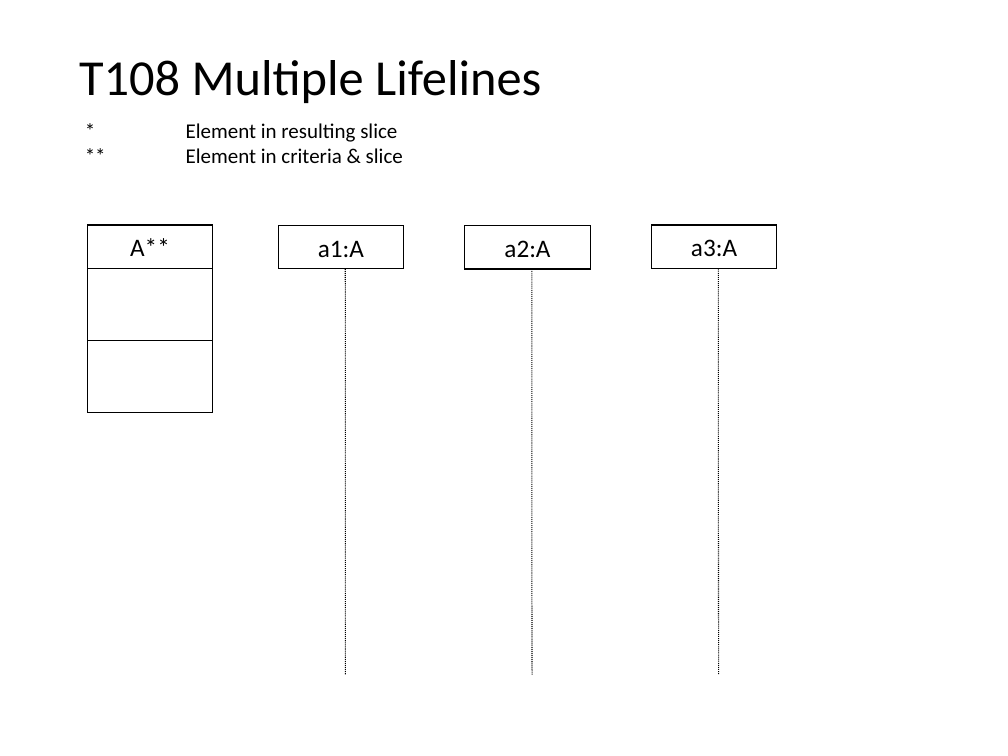
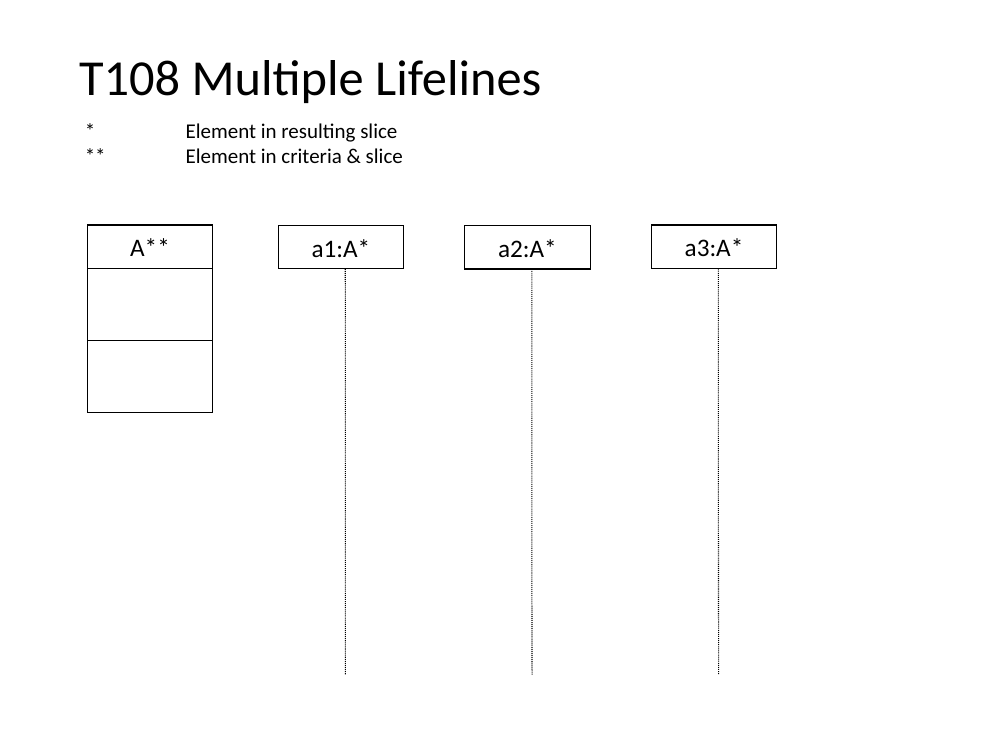
Before and after one commit to nlsfung/MMINT_Examples, a slide deck: slide 10 of SDSliceTestSuite/TestSuite.ppt. Drawn at 1008x756 pixels with LibreOffice and Linux fonts; fonts in the diff are those of the drawing. Boxes give left, top, right and bottom in pixels: in the first picture for what was removed or moved away, otherwise in the second. Text is boxed around its words. In the diff, an @@ line names an element or a change of style, - is before the commit and + after.

```diff
--- a/SDSliceTestSuite/TestSuite.ppt
+++ b/SDSliceTestSuite/TestSuite.ppt
@@ text in rectangle at [312, 239, 371, 257]: text changed @@
-a1:A
+a1:A*
@@ text in rectangle at [498, 239, 557, 258]: text changed @@
-a2:A
+a2:A*
@@ text in rectangle at [685, 238, 744, 256]: text changed @@
-a3:A
+a3:A*
```
Also in this commit, not shown: 1 other slide changed, 1 other file.
